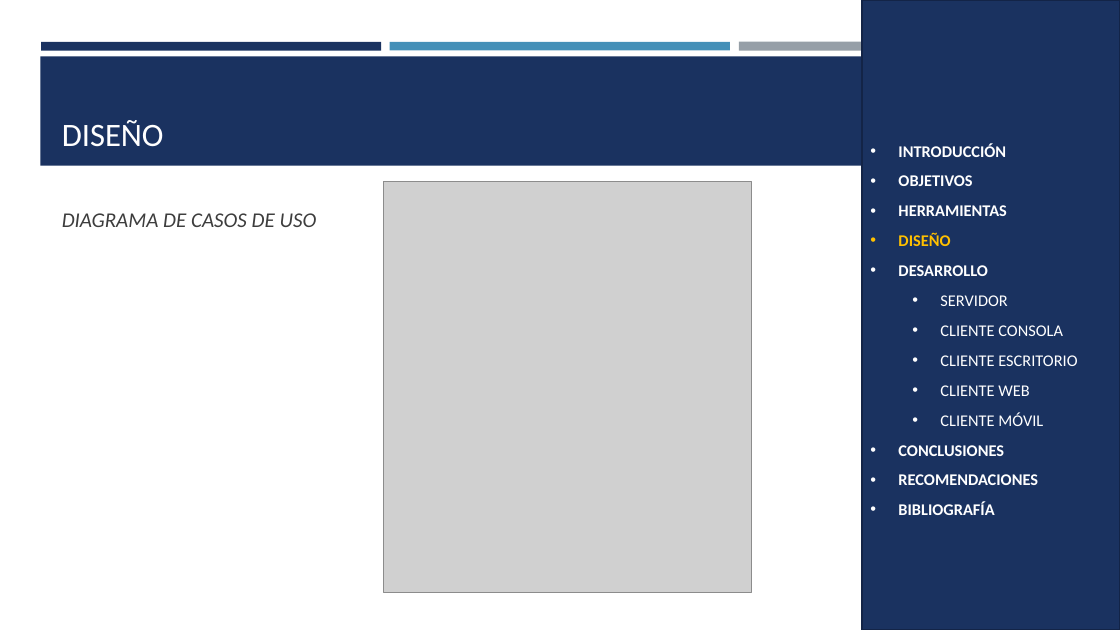
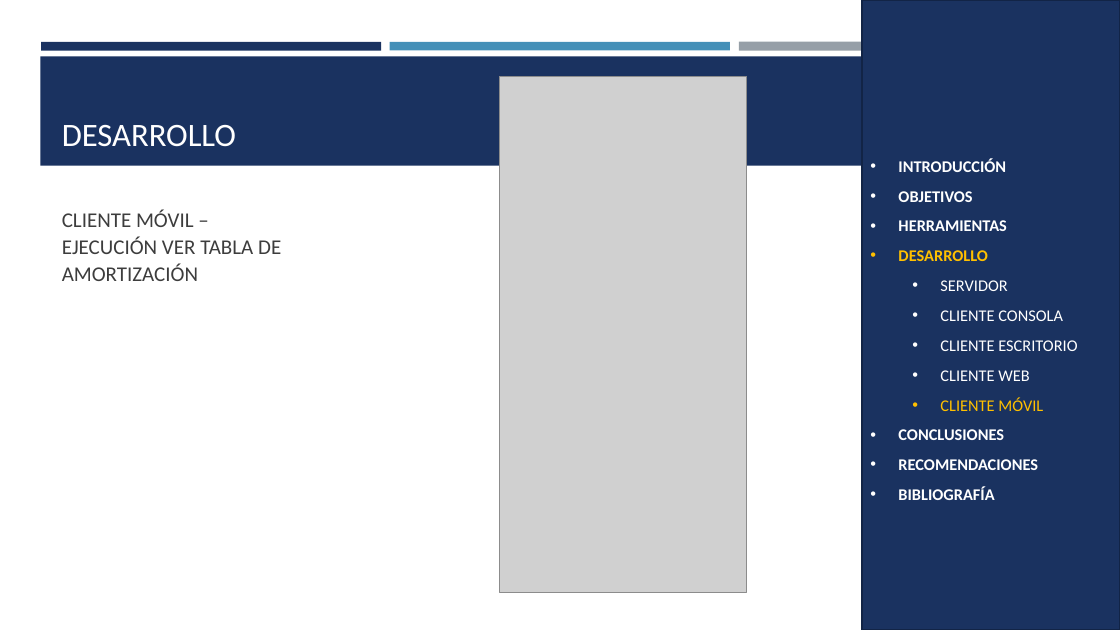
Before and after one commit to SDDrouet/Viajecito_Java_Restful, a slide deck: slide 44 of 04. DOCUMENTACIÓN/VIAJECITO_REST_JAVA_PRESENTACIÓN_GR03.pptx (slide 8 before the commit). Drawn at 1120x630 pixels with LibreOffice and Linux fonts; fonts in the diff are those of the drawing; grey boxes stand for pictures. Boxes give left, top, right and bottom in pixels: in the first picture for what was removed or moved away, otherwise in the second. Text is boxed around its words. In the diff, an @@ line names an element or a change of style, - is before the commit and + after.

```diff
--- a/04. DOCUMENTACIÓN/VIAJECITO_REST_JAVA_PRESENTACIÓN_GR03.pptx
+++ b/04. DOCUMENTACIÓN/VIAJECITO_REST_JAVA_PRESENTACIÓN_GR03.pptx
@@ rectangle "INTRODUCCIÓN" at box(862, 0, 1120, 630): text colour #FFFFFF to #FFC000 in "DESARROLLO", "CLIENTE MÓVIL"; outline #132547 1.75 pt to #122446 1.75 pt @@
@@ picture: place and size @@
-picture at box(384, 181, 752, 592)
+picture at box(500, 76, 748, 592)
@@ title at box(62, 125, 236, 147): text changed @@
-DISEÑO
+DESARROLLO
@@ text added at box(62, 209, 281, 281), 18 pt, text #3D3D3D @@
+CLIENTE MÓVIL –
+EJECUCIÓN VER TABLA DE AMORTIZACIÓN
@@ text removed at box(62, 213, 317, 227) @@
-DIAGRAMA DE CASOS DE USO
@@ text in rectangle at box(898, 233, 950, 246): paragraph removed @@
-• DISEÑO
```
Also in this commit, not shown: 38 other slides changed, 8 slides added, 18 other files.
